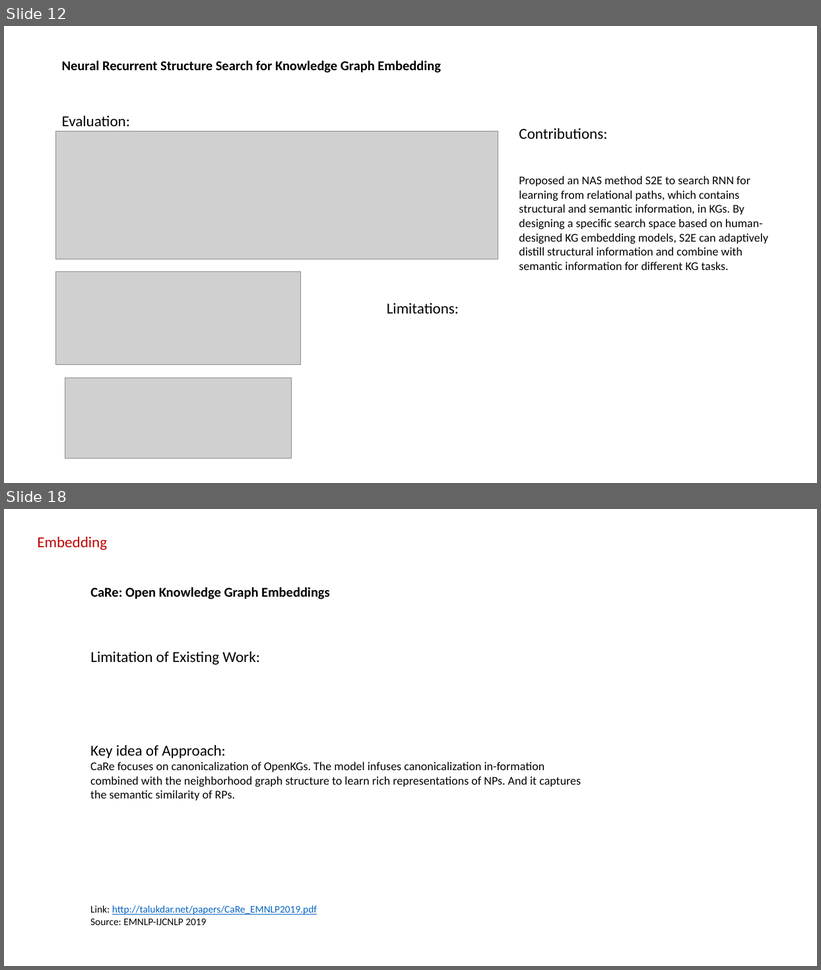
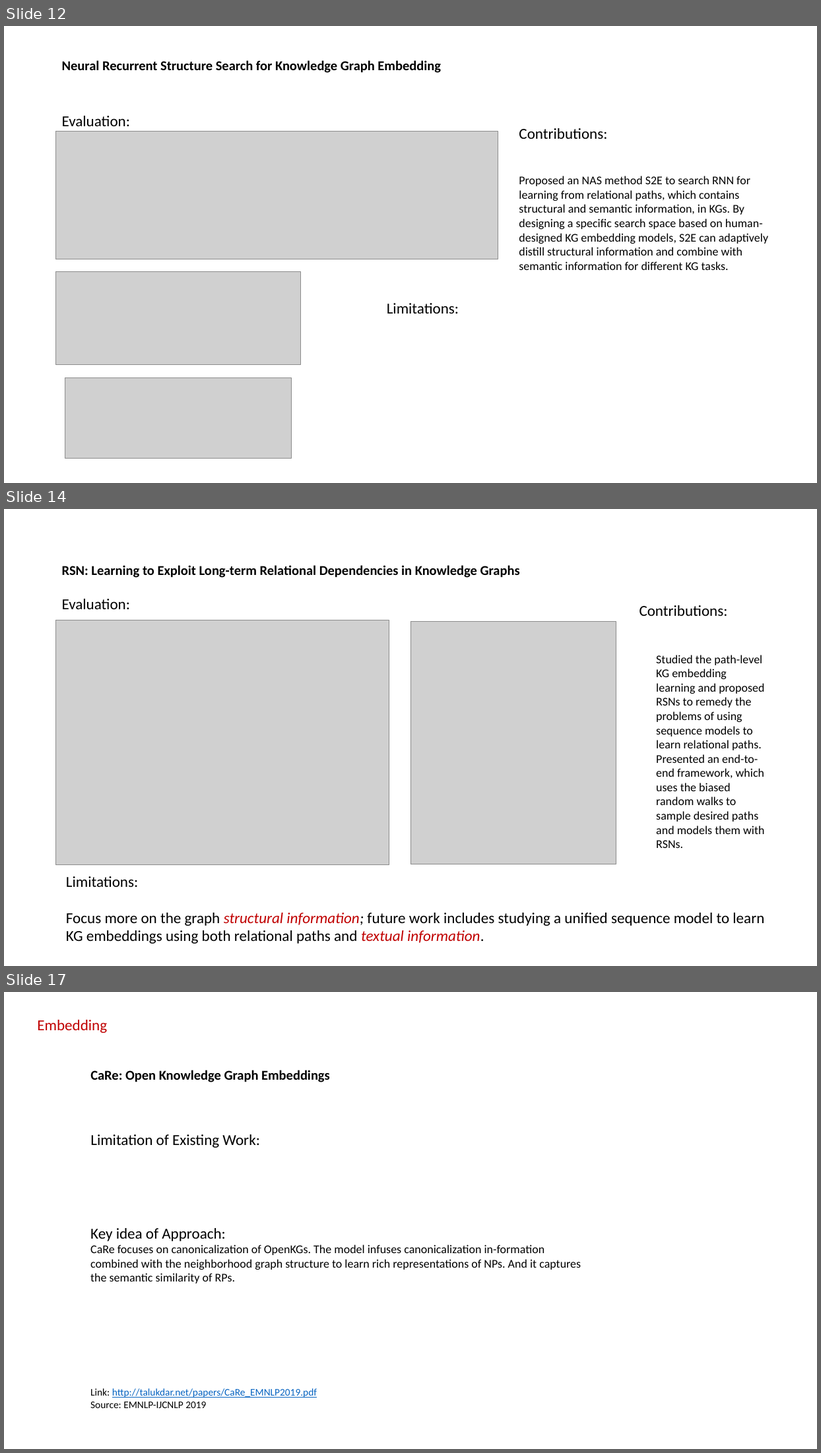
Before and after one commit to sylviawangfr/KGpaper, a slide deck: slides.pptx. Shown one above the other, each under a label of ours: slides 12 and 18 before the commit, slides 12, 14 and 17 after it; the slides between them are not shown. The pictures are 821x970 and 821x1453 pixels, drawn with LibreOffice and Linux fonts; fonts in the diff are those of the drawing; grey boxes stand for pictures. Boxes give left, top, right and bottom in pixels: in the first picture for what was removed or moved away, otherwise in the second. Text is boxed around its words. In the diff, an @@ line names an element or a change of style, - is before the commit and + after.

```diff
--- a/slides.pptx
+++ b/slides.pptx
@@ slide 14 added at (4,509,817,966), background #FFFFFF @@
@@ text added at (62,565,520,578), 16 pt, text #000000, bold @@
+RSN: Learning to Exploit Long-term Relational Dependencies in Knowledge Graphs
@@ text added at (62,599,130,609), 18 pt, text #000000 @@
+Evaluation:
@@ text added at (640,605,728,616), 18 pt, text #000000 @@
+Contributions:
@@ picture added at (56,621,389,865) @@
@@ picture added at (411,621,616,865) @@
@@ text added at (656,655,764,848), 14 pt, text #000000 @@
+Studied the path-level KG embedding learning and proposed RSNs to remedy the problems of using sequence models to learn relational paths. Presented an end-to-end framework, which uses the biased random walks to sample desired paths and models them with RSNs.
@@ text added at (66,877,138,887), 18 pt, text #000000 @@
+Limitations:
@@ text added at (66,913,764,944), 18 pt, text #000000 @@
+Focus more on the graph structural information; future work includes studying a unified sequence model to learn KG embeddings using both relational paths and textual information.
@@ what was slide 18 is now slide 17 @@
```
Also in this commit, not shown: 2 slides changed, 4 other slides added.
